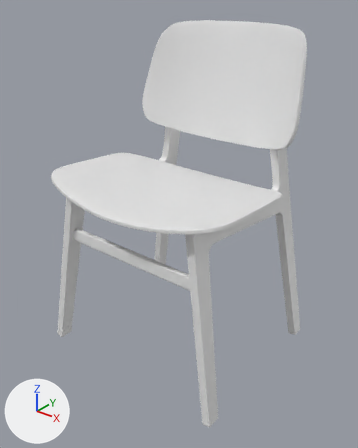
A saved change to the Blender file blenderguru-soborg-chair/chair1.blend.
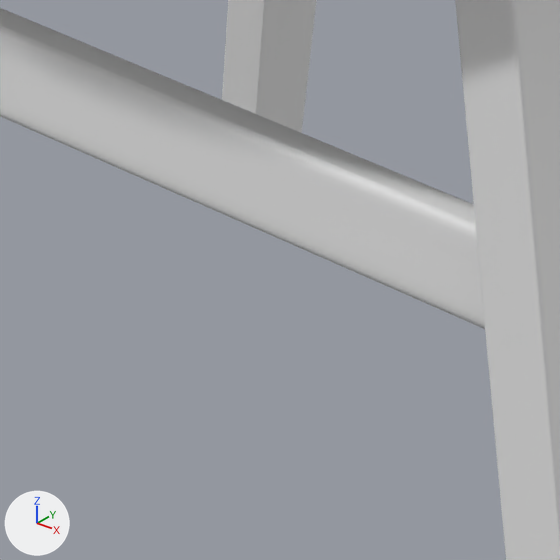
The first picture shows the older version from a 50 mm camera at (3.6, -4.54, 4.53) aimed at (0.07, -0.12, 1.79). The close-ups show both versions on the part from 35% to 56% of the width and 55% to 72% of the height of that picture; other places that the commit changed are outside them. The lights are fixed; the arrows at lower left show +X, +Y and +Z.

Names of what the first close-up shows: 'Cube', 'Leg-R'.
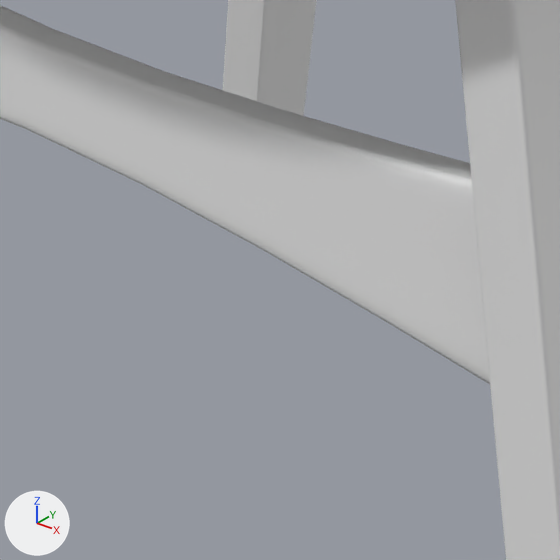
The change, as a diff of the scene's bpy script:
```diff
--- a/blenderguru-soborg-chair/chair1.blend.py
+++ b/blenderguru-soborg-chair/chair1.blend.py
@@ me_cube_003 @@
 # used by ob_cube; location = (0.0, -0.961, 1.614); rotation_euler = (-0.0916, 0.0, 0.0), in degrees (-5.2, 0, 0); scale = (-0.0982, -0.0982, -0.0982)
-me_cube_003.from_pydata(...)  # 16 vertices, 11 faces; spans x -9.97..0.0, y -0.4..0.3, z -1.24..0.47
+me_cube_003.from_pydata(...)  # 16 vertices, 11 faces; spans x -10.12..0.0, y -0.4..0.31, z -1.99..1.37
+# me_cube_003 part 1: the whole mesh is rebuilt
```

Pixel boxes [x1, y1, x2, y2] of what changed, in the close-ups (560 x 560 px):
'Cube', reshaped
    before: [0, 8, 485, 329]
    after: [0, 5, 490, 384]
